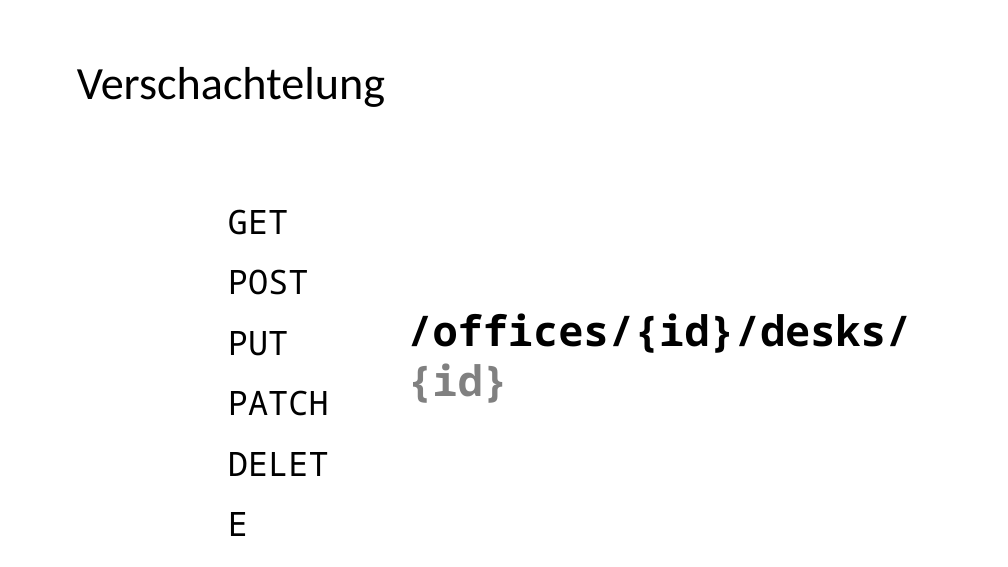
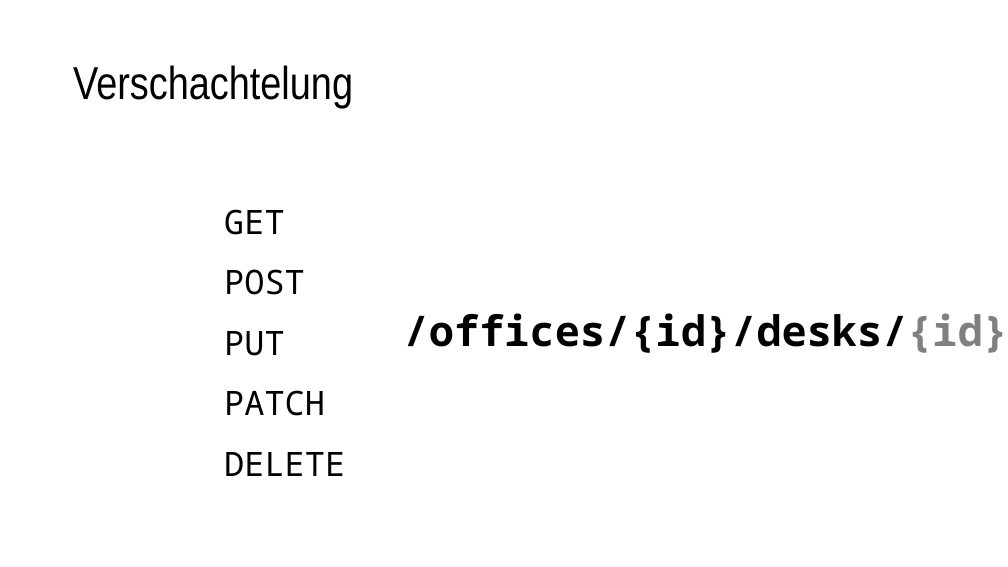
Before and after one commit to nordlb-public/techtalks, a slide deck: slide 19 of 01-api-design/präsentation.pptx (slide 16 before the commit). Drawn at 1008x567 pixels with LibreOffice and Linux fonts; fonts in the diff are those of the drawing. Boxes give left, top, right and bottom in pixels: in the first picture for what was removed or moved away, otherwise in the second. Text is boxed around its words. In the diff, an @@ line names an element or a change of style, - is before the commit and + after.

```diff
--- a/01-api-design/präsentation.pptx
+++ b/01-api-design/präsentation.pptx
@@ title "Verschachtelung" at (x1=73, y1=65, x2=353, y2=108): font Calibri to Arial Narrow @@
@@ text "GET" rewrapped from (x1=228, y1=209, x2=329, y2=416) to (x1=224, y1=209, x2=345, y2=476) @@
@@ text "/offices/{id}/desks/{id}" rewrapped from (x1=407, y1=313, x2=911, y2=403) to (x1=404, y1=313, x2=1008, y2=353) @@
```
Also in this commit, not shown: 20 other slides changed, 11 slides added, 1 other file.
